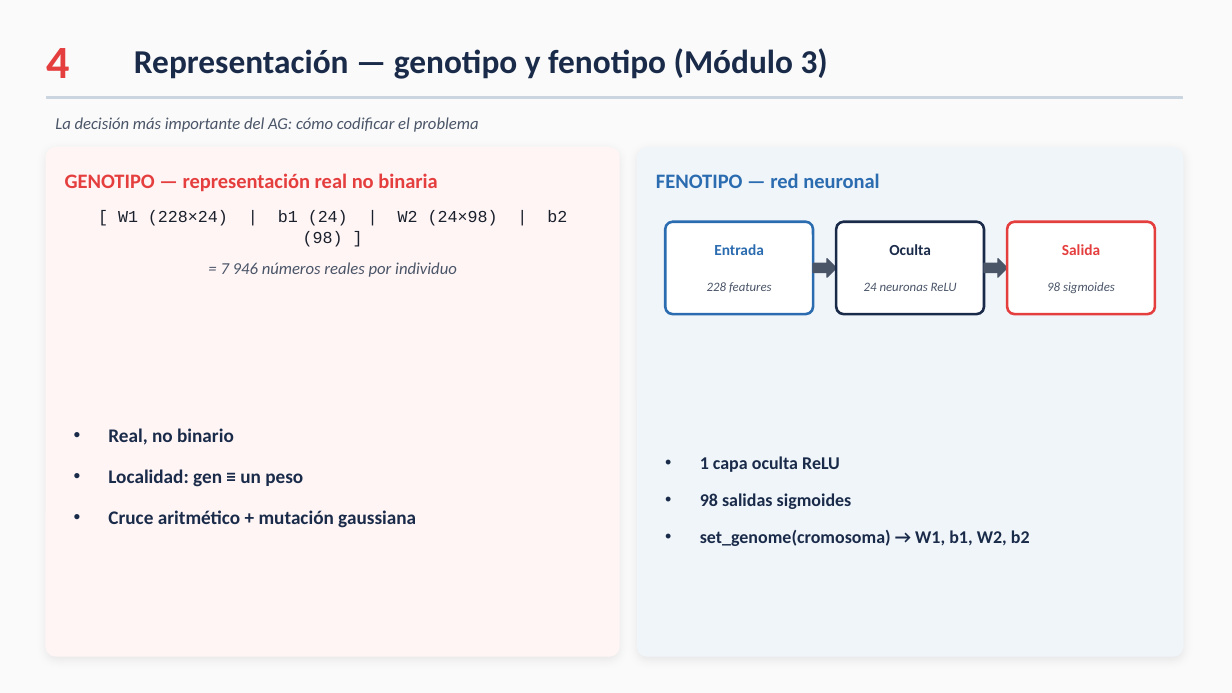
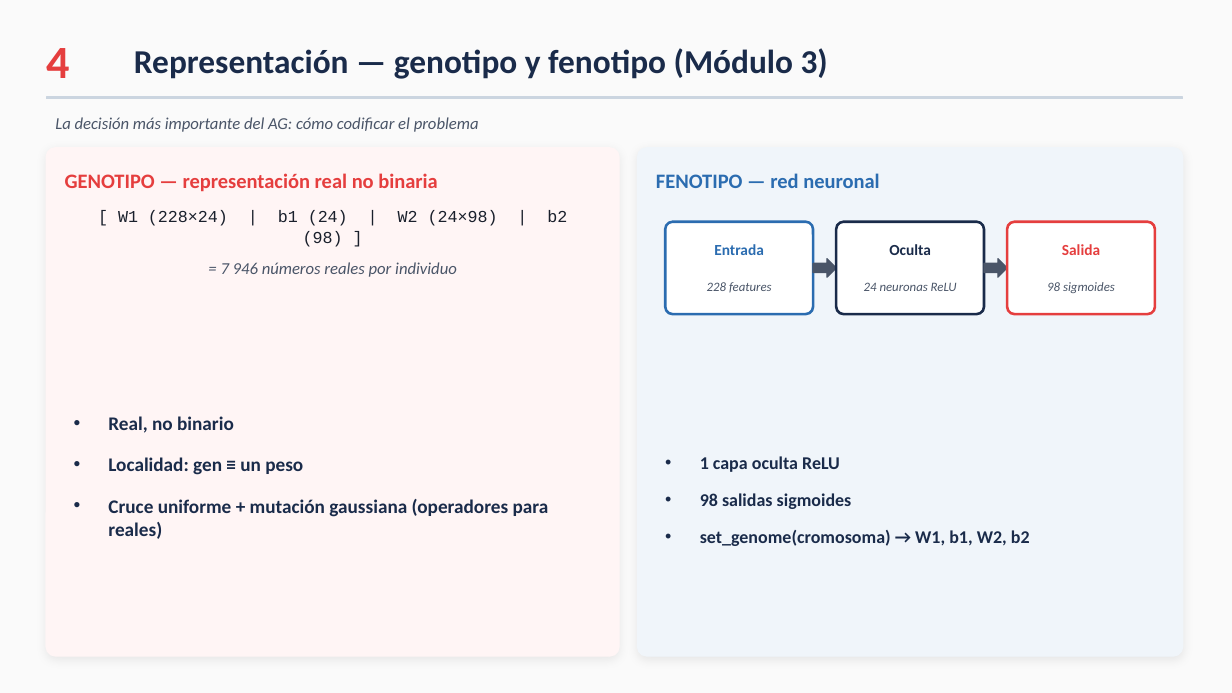
Before and after one commit to ccKabra/farmApp-TCE, a slide deck: slide 5 of PRESENTACION.pptx. Drawn at 1232x693 pixels with LibreOffice and Linux fonts; fonts in the diff are those of the drawing. Boxes give left, top, right and bottom in pixels: in the first picture for what was removed or moved away, otherwise in the second. Text is boxed around its words. In the diff, an @@ line names an element or a change of style, - is before the commit and + after.

```diff
--- a/PRESENTACION.pptx
+++ b/PRESENTACION.pptx
@@ text at bbox=[108, 499, 549, 539]: text changed @@
-• Cruce aritmético + mutación gaussiana
+• Cruce uniforme + mutación gaussiana (operadores para reales)
```
Also in this commit, not shown: 5 other slides changed.
